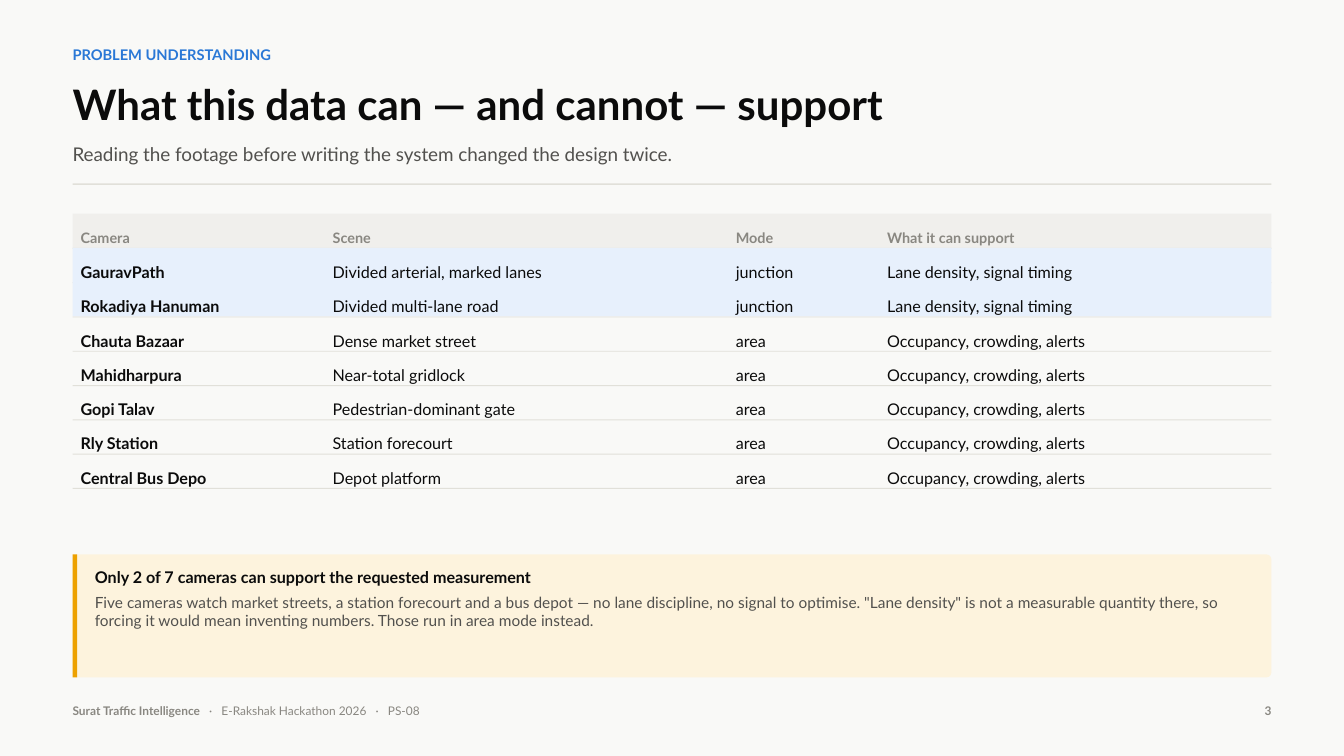
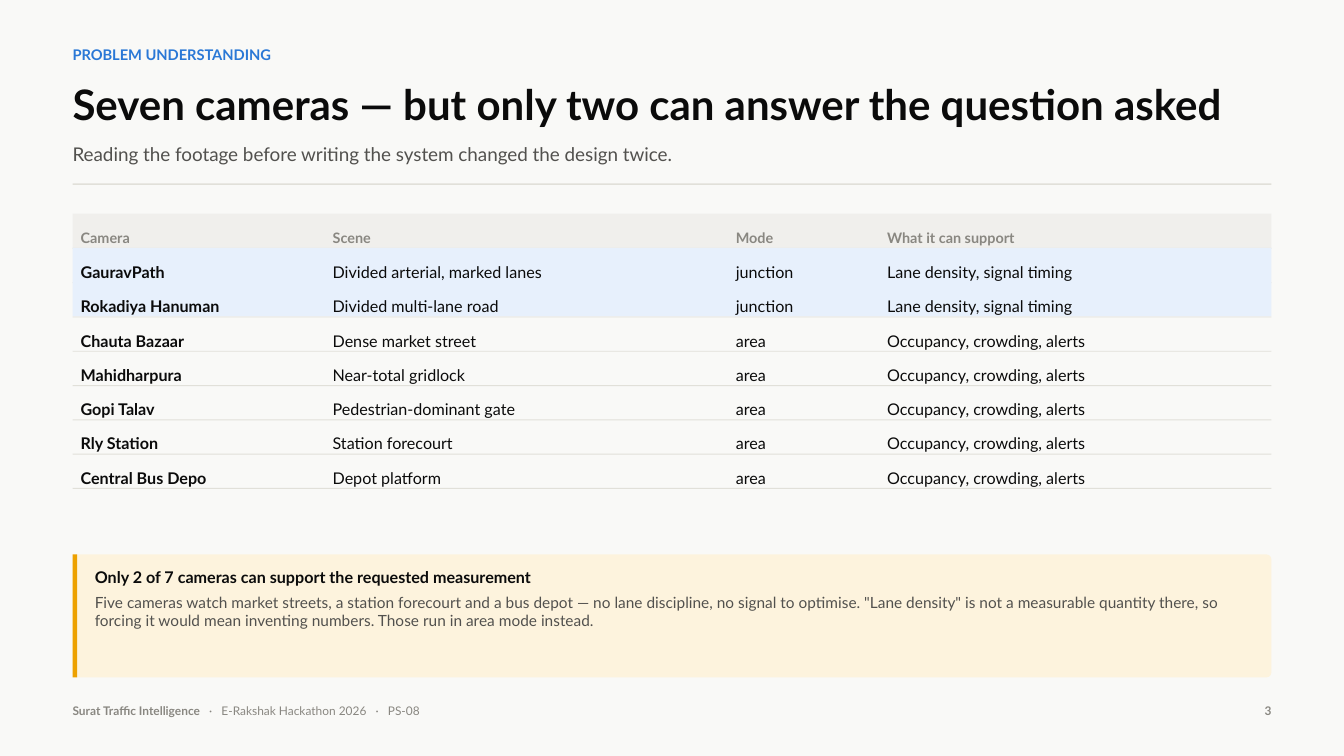
Before and after one commit to Nikhil-AI-Labs/Traffic-Management-System, a slide deck: slide 3 of submission/Surat-Traffic-Intelligence-PS08.pptx. Drawn at 1344x756 pixels with LibreOffice and Linux fonts; fonts in the diff are those of the drawing. Boxes give left, top, right and bottom in pixels: in the first picture for what was removed or moved away, otherwise in the second. Text is boxed around its words. In the diff, an @@ line names an element or a change of style, - is before the commit and + after.

```diff
--- a/submission/Surat-Traffic-Intelligence-PS08.pptx
+++ b/submission/Surat-Traffic-Intelligence-PS08.pptx
@@ text at box(73, 88, 1221, 127): text changed @@
-What this data can — and cannot — support
+Seven cameras — but only two can answer the question asked
```
Also in this commit, not shown: 9 other slides changed, 2 other files.
